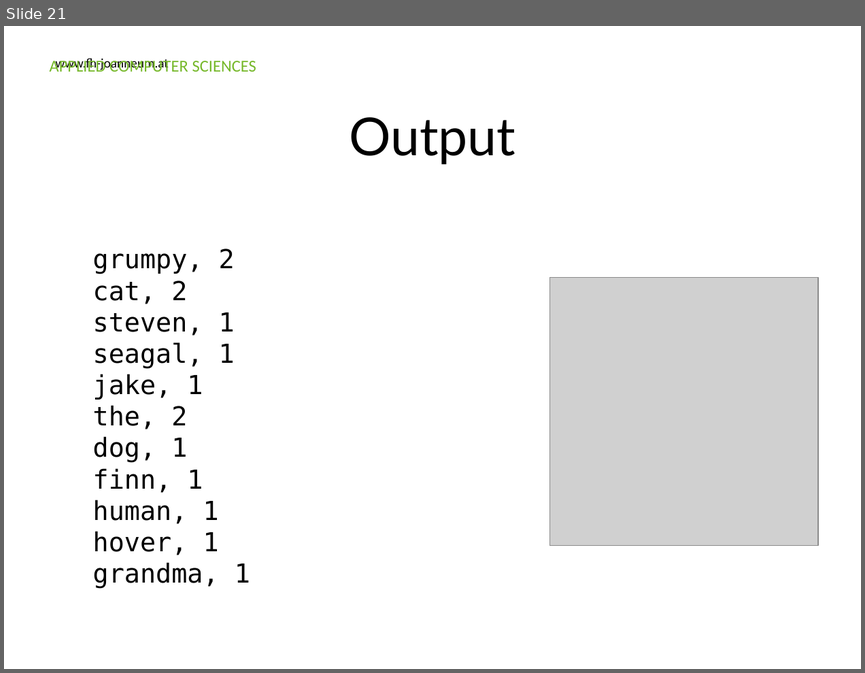
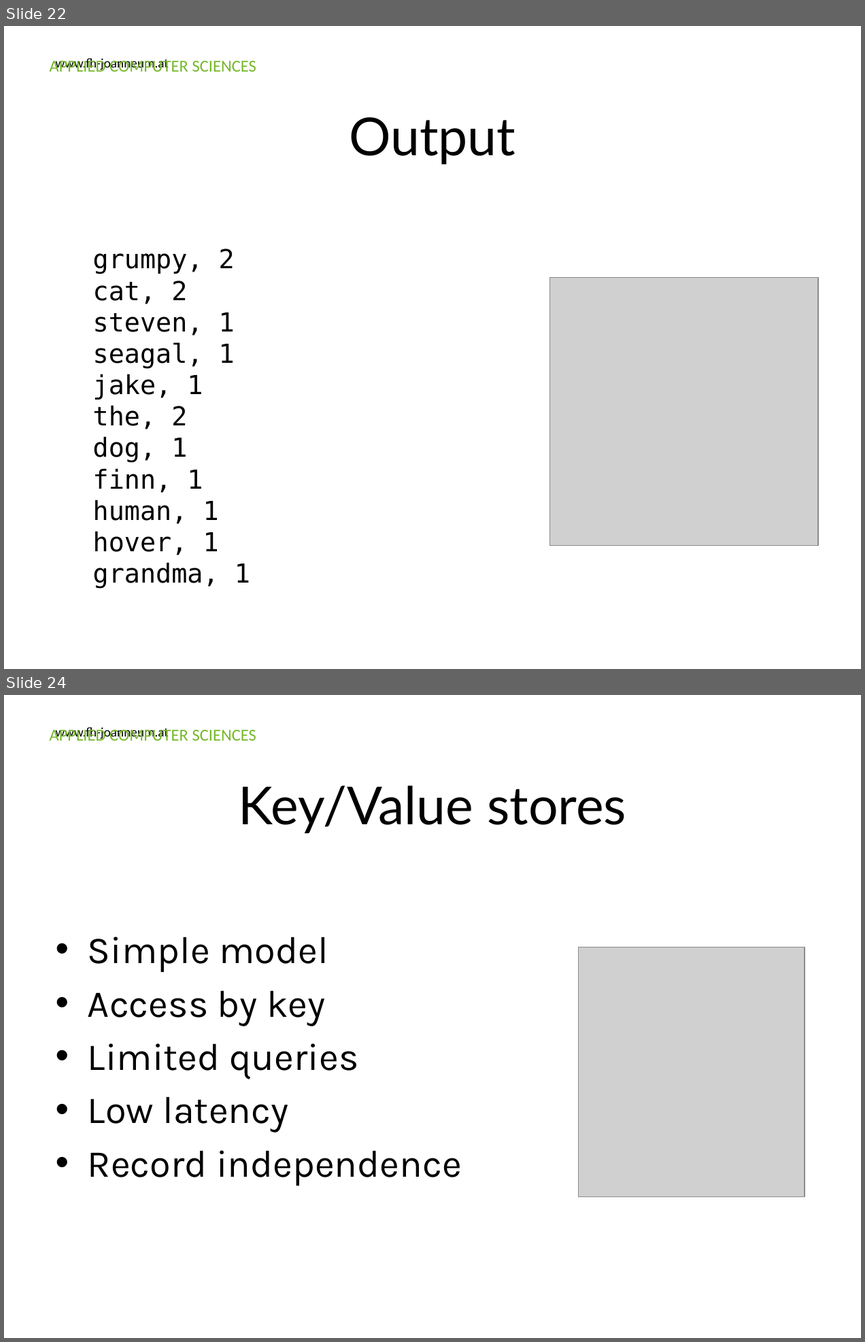
Before and after one commit to Ravenlord/guest-lecture-nosql, a slide deck: Presentation/FHJ_guest_lecture_nosql.pptx. Shown one above the other, each under a label of ours: slide 21 before the commit, slides 22 and 24 after it; the slides between them are not shown. The pictures are 865x673 and 865x1342 pixels, drawn with LibreOffice and Linux fonts; fonts in the diff are those of the drawing; grey boxes stand for pictures; background and template pictures are left out. Boxes give left, top, right and bottom in pixels: in the first picture for what was removed or moved away, otherwise in the second. Text is boxed around its words. In the diff, an @@ line names an element or a change of style, - is before the commit and + after.

```diff
--- a/Presentation/FHJ_guest_lecture_nosql.pptx
+++ b/Presentation/FHJ_guest_lecture_nosql.pptx
@@ slide 24 added at (x1=4, y1=695, x2=861, y2=1338), background #FFFFFF; not listed: 2 template elements that a slide beside it also shows @@
@@ title added at (x1=238, y1=785, x2=626, y2=833), 44 pt, text #000000 @@
+Key/Value stores
@@ text added at (x1=88, y1=936, x2=462, y2=1185), 32 pt, text #000000 @@
+• Simple model
+• Access by key
+• Limited queries
+• Low latency
+• Record independence
@@ picture added at (x1=578, y1=947, x2=804, y2=1196) @@
@@ what was slide 21 is now slide 22 @@
```
Also in this commit, not shown: 3 slides changed, 18 other slides added.
